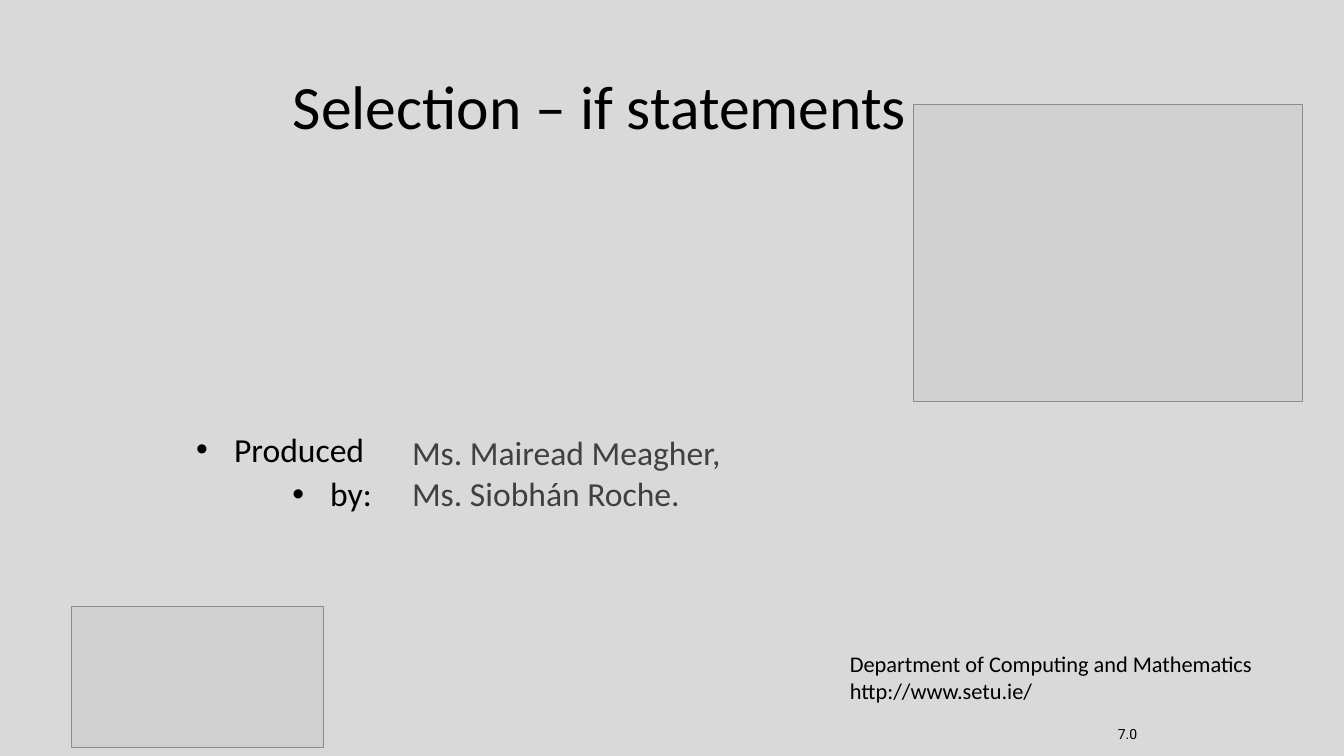
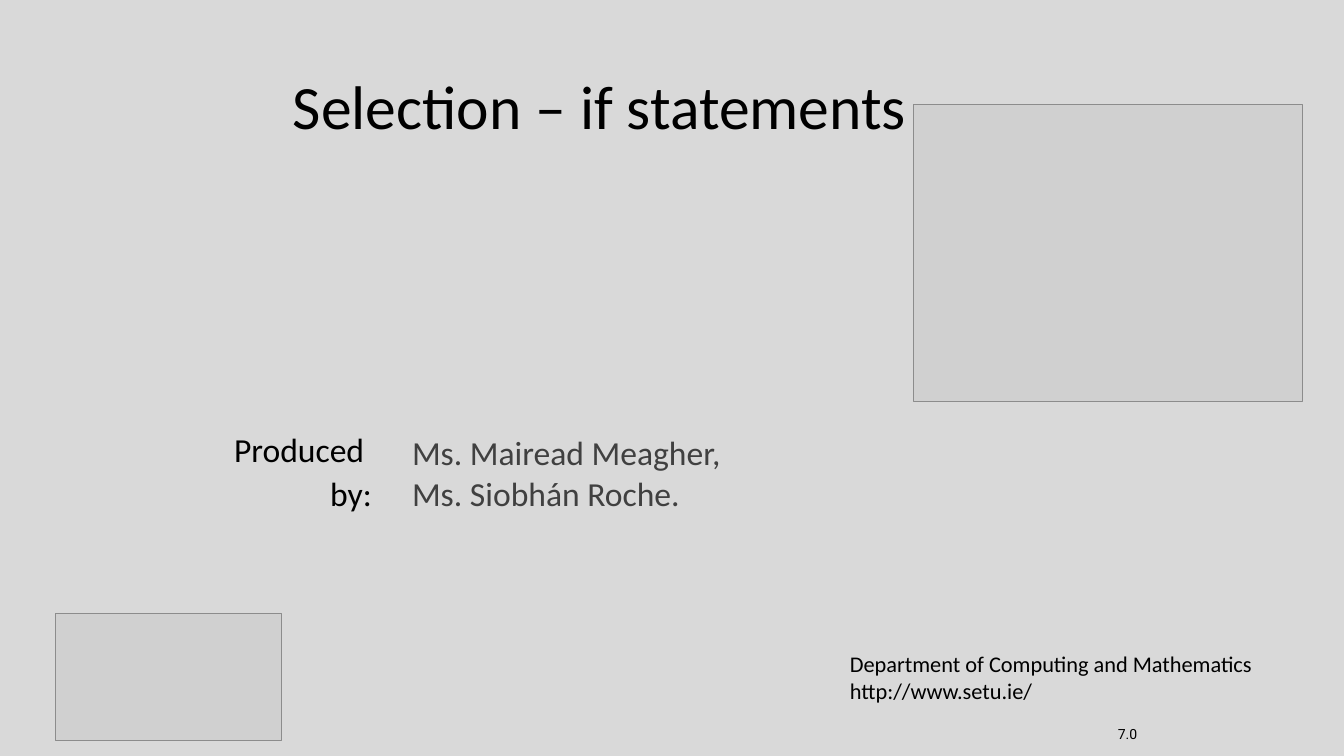
Before and after one commit to Programming-Fundamentals-SETU/prog-fund-1-sept-25, a slide deck: slide 1 of topic04-selection/unit-1/talk-3/c-selection.pptx. Drawn at 1344x756 pixels with LibreOffice and Linux fonts; fonts in the diff are those of the drawing; grey boxes stand for pictures. Boxes give left, top, right and bottom in pixels: in the first picture for what was removed or moved away, otherwise in the second. Text is boxed around its words. In the diff, an @@ line names an element or a change of style, - is before the commit and + after.

```diff
--- a/topic04-selection/unit-1/talk-3/c-selection.pptx
+++ b/topic04-selection/unit-1/talk-3/c-selection.pptx
@@ text "Produced" at bbox=[234, 438, 372, 512]: bullet • to none @@
@@ picture: place and size @@
-picture at bbox=[72, 607, 324, 748]
+picture at bbox=[55, 614, 282, 741]
```
Also in this commit, not shown: 25 other files.
